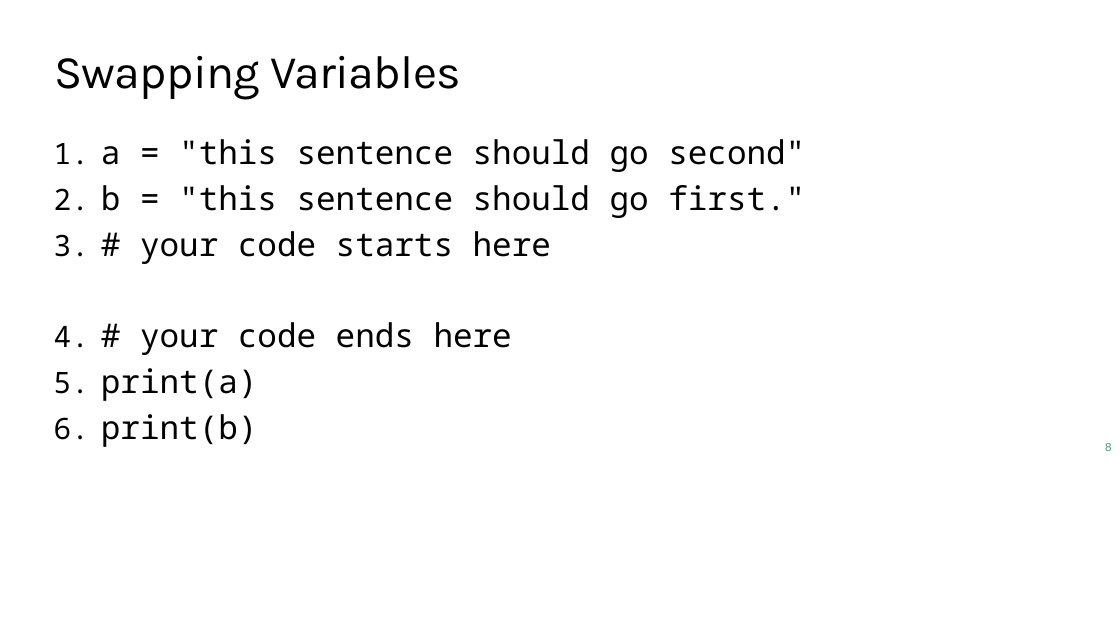
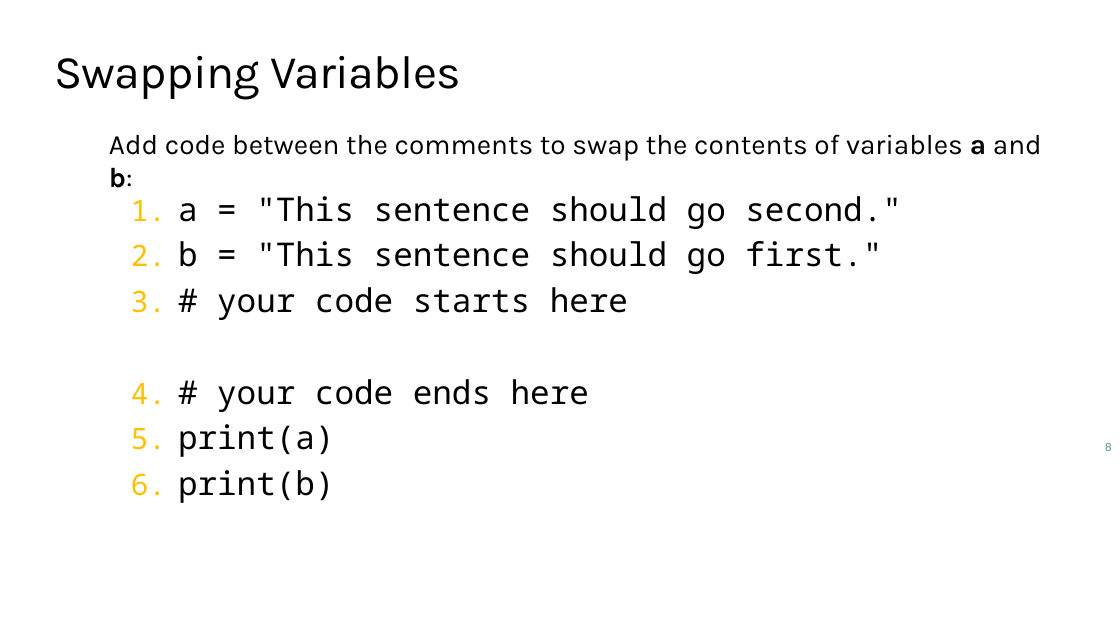
Before and after one commit to TEALSK12/2nd-semester-introduction-to-computer-science, a slide deck: slide 8 of units/2_unit/slidedecks/Intro Python 2.01 TEALS.pptx. Drawn at 1120x630 pixels with LibreOffice and Linux fonts; fonts in the diff are those of the drawing; background and template pictures are left out. Boxes give left, top, right and bottom in pixels: in the first picture for what was removed or moved away, otherwise in the second. Text is boxed around its words. In the diff, an @@ line names an element or a change of style, - is before the commit and + after.

```diff
--- a/units/2_unit/slidedecks/Intro Python 2.01 TEALS.pptx
+++ b/units/2_unit/slidedecks/Intro Python 2.01 TEALS.pptx
@@ text added at (x1=109, y1=134, x2=1042, y2=160), 24 pt, text #000000 @@
+Add code between the comments to swap the contents of variables a and b:
@@ text "a = "This sentence should ..." moved from (x1=101, y1=139, x2=805, y2=447) to (x1=178, y1=196, x2=902, y2=503) @@
@@ text at (x1=178, y1=196, x2=902, y2=274): text changed @@
-1. a = "this sentence should go second"
-2. b = "this sentence should go first."
+1. a = "This sentence should go second."
+2. b = "This sentence should go first."
```
Also in this commit, not shown: 9 other slides changed, 1 other file.
